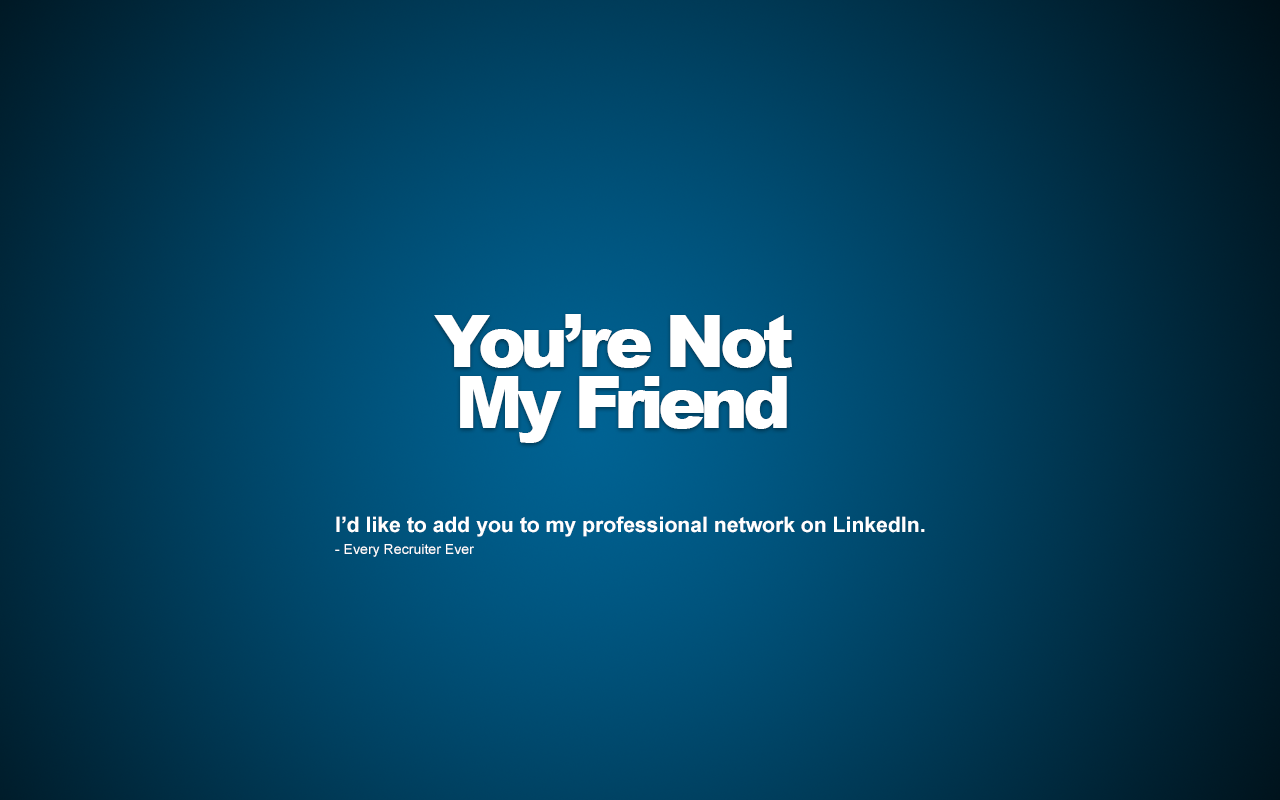
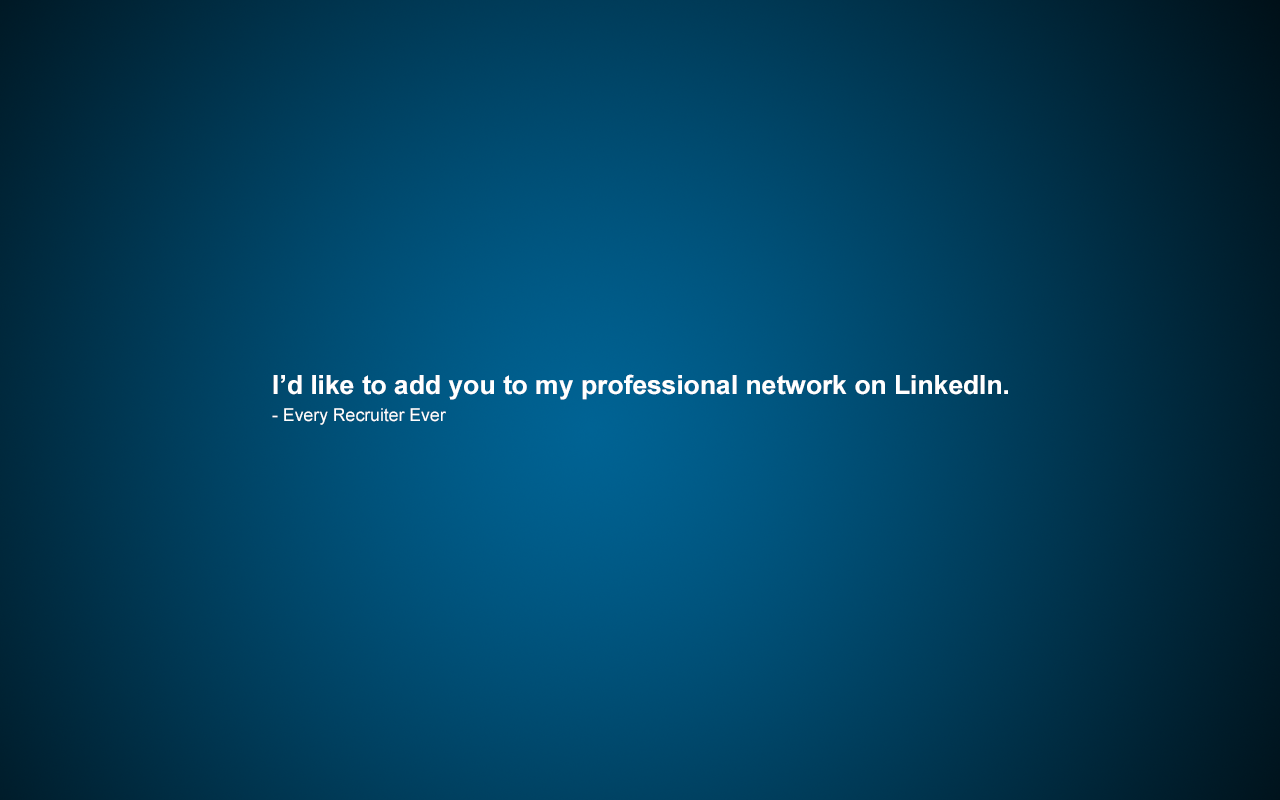
Layers edited between the first and the second 1280px x 800px image:
removed layer "You’re Not My Friend" over [434, 314, 792, 443]
painted on "- Every Recruiter Ever" over [272, 408, 474, 557]
painted on "I’d like to add you to my professional network on LinkedIn." over [273, 374, 1008, 537]
